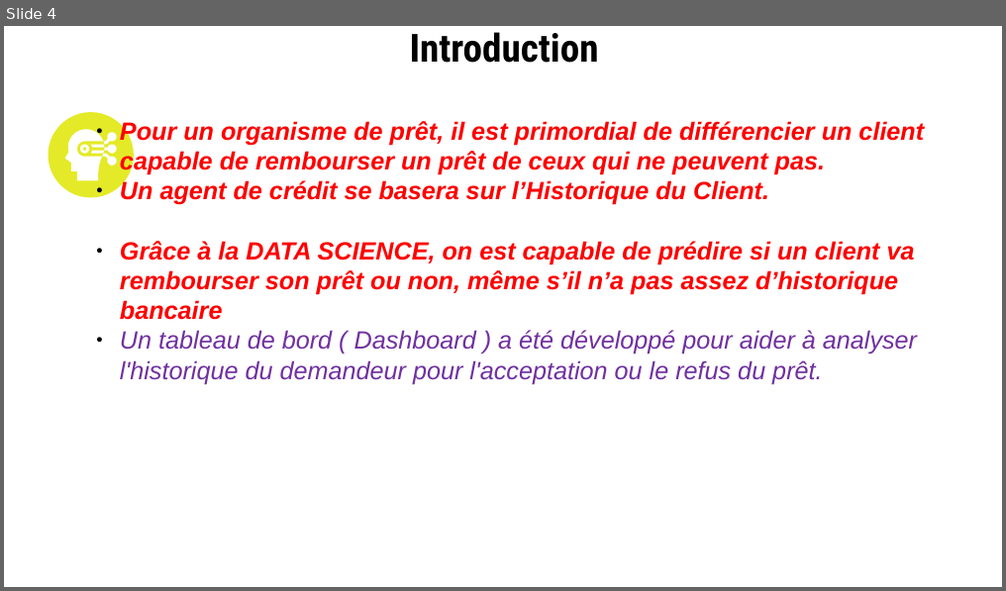
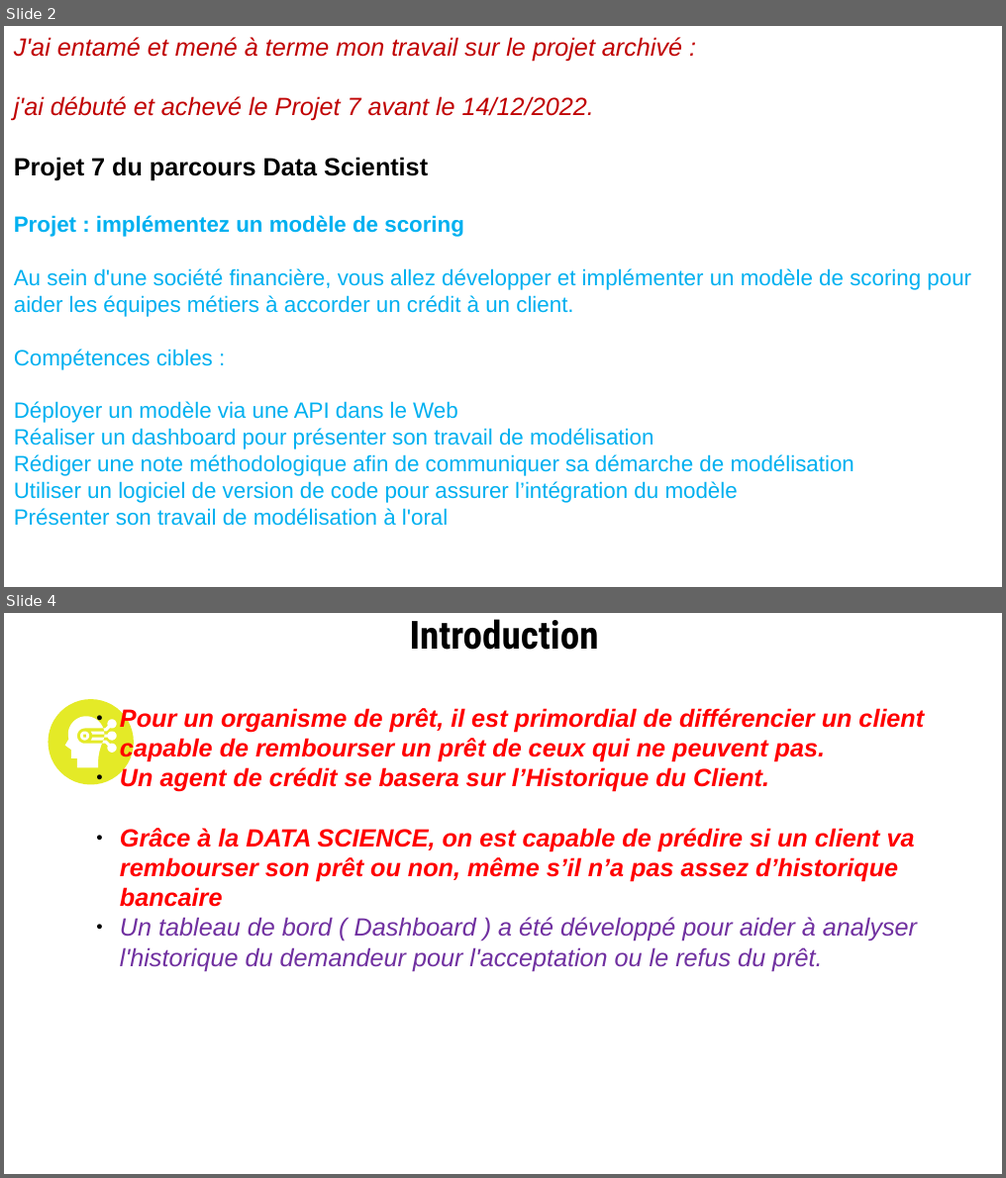
Before and after one commit to kkouakou/Project7, a slide deck: Project 7 P 7 presentation Powerpoint.pptx. Shown one above the other, each under a label of ours: slide 4 before the commit, slides 2 and 4 after it; the slides between them are not shown. The pictures are 1006x591 and 1006x1178 pixels, drawn with LibreOffice and Linux fonts; fonts in the diff are those of the drawing. Boxes give left, top, right and bottom in pixels: in the first picture for what was removed or moved away, otherwise in the second. Text is boxed around its words. In the diff, an @@ line names an element or a change of style, - is before the commit and + after.

```diff
--- a/Project 7 P 7 presentation Powerpoint.pptx
+++ b/Project 7 P 7 presentation Powerpoint.pptx
@@ slide 2 added at bbox=[4, 26, 1002, 587], background #FFFFFF @@
@@ text added at bbox=[14, 37, 971, 526], 16 pt, text #00B0F0 @@
+J'ai entamé et mené à terme mon travail sur le projet archivé :
+j'ai débuté et achevé le Projet 7 avant le 14/12/2022.
+Projet 7 du parcours Data Scientist
+Projet : implémentez un modèle de scoring
+Au sein d'une société financière, vous allez développer et implémenter un modèle de scoring pour aider les équipes métiers à accorder un crédit à un client.
+Compétences cibles :
+Déployer un modèle via une API dans le Web
+Réaliser un dashboard pour présenter son travail de modélisation
+Rédiger une note méthodologique afin de communiquer sa démarche de modélisation
+Utiliser un logiciel de version de code pour assurer l’intégration du modèle
+Présenter son travail de modélisation à l'oral
```
Also in this commit, not shown: 5 slides changed, 1 other slide added, 1 slide removed.
